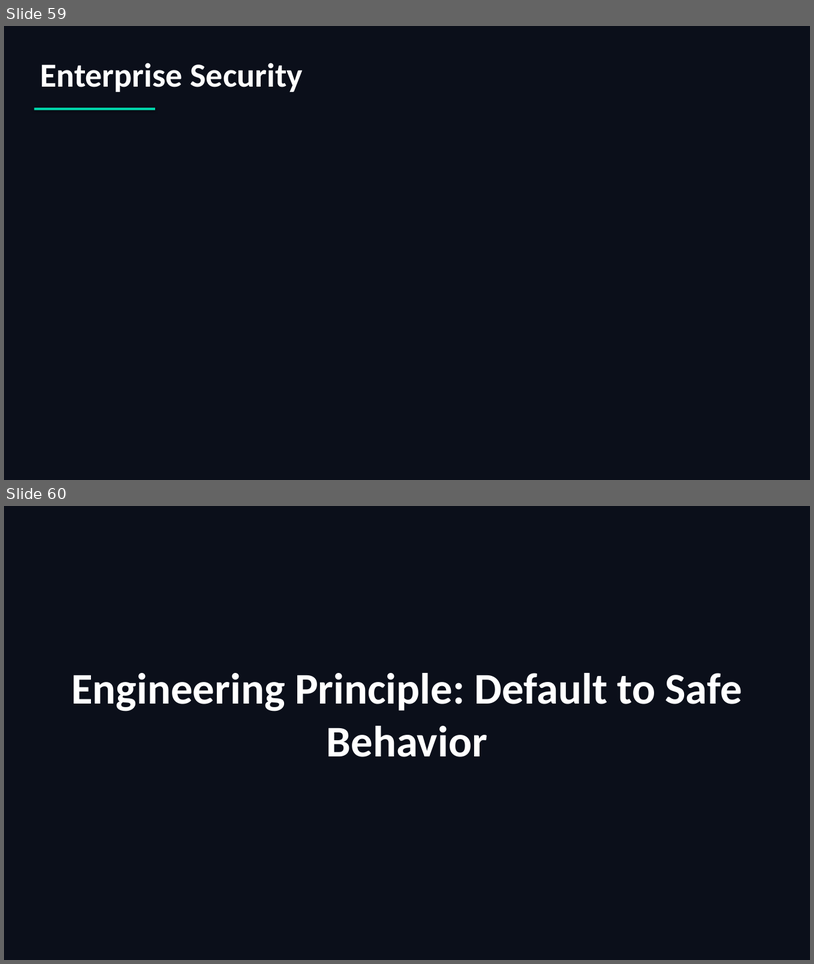
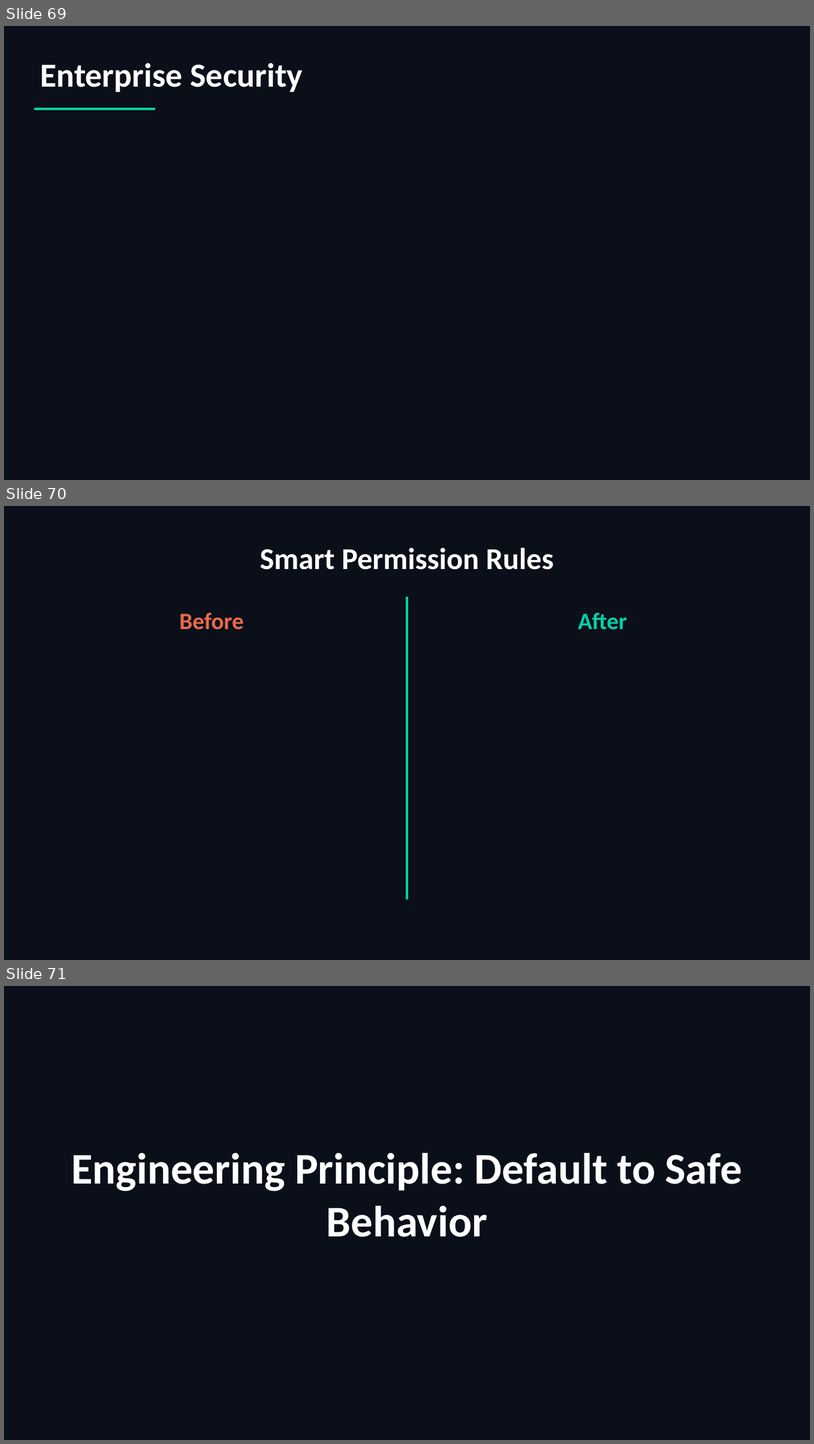
Before and after one commit to scottrhay/AIA-ClaudeCopilot, a slide deck: slides/Day2_Claude_Code_Fundamentals.pptx. Shown one above the other, each under a label of ours: slides 59 and 60 before the commit, slides 69, 70 and 71 after it. The pictures are 814x964 and 814x1444 pixels, drawn with LibreOffice and Linux fonts; fonts in the diff are those of the drawing. Boxes give left, top, right and bottom in pixels: in the first picture for what was removed or moved away, otherwise in the second. Text is boxed around its words. In the diff, an @@ line names an element or a change of style, - is before the commit and + after.

```diff
--- a/slides/Day2_Claude_Code_Fundamentals.pptx
+++ b/slides/Day2_Claude_Code_Fundamentals.pptx
@@ slide 70 added at <box>4,506,810,960</box>, background #0B0F1A @@
@@ text added at <box>260,547,554,570</box>, 36 pt, text #FFFFFF, bold @@
+Smart Permission Rules
@@ text added at <box>179,612,243,630</box>, 28 pt, text #E86B4A, bold @@
+Before
@@ rectangle added at <box>406,597,409,899</box>, fill #00D4AA @@
@@ text added at <box>578,612,627,630</box>, 28 pt, text #00D4AA, bold @@
+After
@@ what was slide 59 is now slide 69 @@
@@ what was slide 60 is now slide 71 @@
```
Also in this commit, not shown: 11 other slides added, 1 other file.
